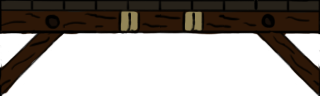
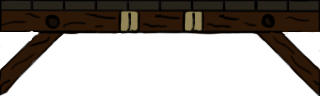
Before/after of a 320 × 96 layered artwork. What changed in the layer stack:
painted on "Trait_croquis" over [0, 30, 320, 96]
removed layer "Passerelle" from group "Bois" over [0, 30, 320, 95]
painted on "Poutre_int" over [0, 30, 320, 95]
